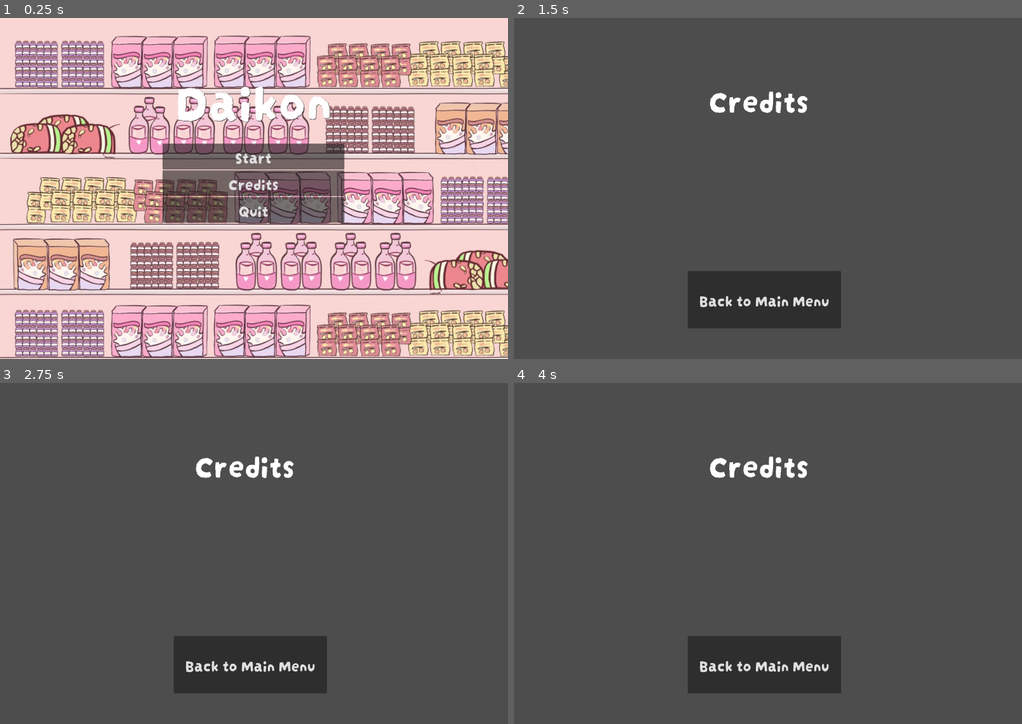
Above: before the commit, frames 1-4 (two rows, left to right).
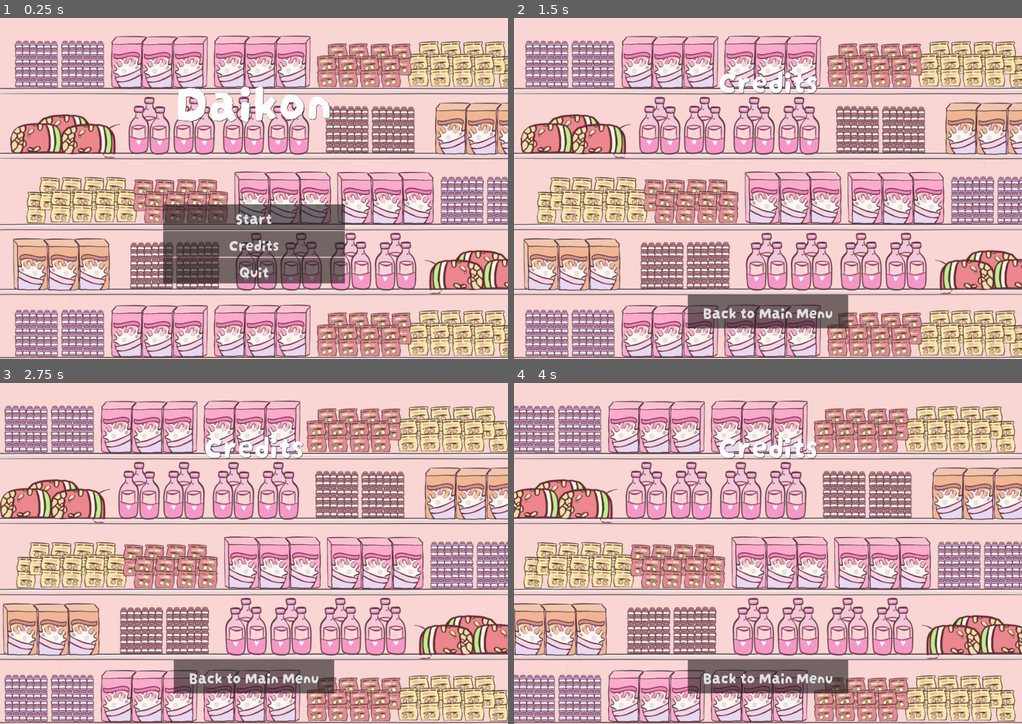
Above: after the commit, the same moments.

Repository: Boyquotes/daikon
Game: Godot game, scene res://menu.tscn
Same seed, same stepped clock (60 frames per second), same inputs: the game is played once before the commit and once after it. Sound files missing from this copy of the repository are replaced by a short silence.
Inputs:
- Up to frame 1 (0.25 s): no input
- Up to frame 2 (1.5 s): click "Credits" at 0.5 s; tap Enter (ui_accept) at 1.25 s; hold Right (ui_right) from 1.28 s (still down)
- Up to frame 3 (2.75 s): keep holding Right (ui_right); tap Enter (ui_accept) at 1.52, 2.27 s
- Up to frame 4 (4 s): release Right (ui_right) at 2.78 s; hold Left (ui_left) 2.78-3.53 s; hold Right (ui_right) from 3.53 s (still down); tap Enter (ui_accept) at 3.77 s

The runs differ from the first frame. In frame 1, 13% of the frame differs, in the area x 32-68%, y 36-78%; in frame 2, 99%; in frame 3, 99%, in the area x 0-100%, y 0-100%; in frame 4, 99%.

Commit message:
Update banana

Diff:
--- a/banana/banana.tscn
+++ b/banana/banana.tscn
@@ -1,16 +1,15 @@
 [gd_scene load_steps=2 format=3 uid="uid://dj240h7cckjy1"]
 
-[ext_resource type="Texture2D" uid="uid://cxtlxpklmobc4" path="res://assets/banana/stackOfBananas.png" id="1_dj21b"]
+[ext_resource type="Texture2D" uid="uid://c3crrqxqb2852" path="res://assets/banana/banana.png" id="1_qp3p2"]
 
-[node name="RigidBody2D" type="RigidBody2D"]
+[node name="Banana" type="RigidBody2D"]
+center_of_mass_mode = 1
 
-[node name="Sprite2D" type="Sprite2D" parent="."]
-position = Vector2(-1.43051e-06, -5)
-rotation = -0.657541
-scale = Vector2(0.8, 0.652)
-texture = ExtResource("1_dj21b")
+[node name="Banana Sprite" type="Sprite2D" parent="."]
+position = Vector2(-38.9, -18.6)
+scale = Vector2(-0.25, 0.2)
+texture = ExtResource("1_qp3p2")
 
-[node name="CollisionPolygon2D" type="CollisionPolygon2D" parent="."]
-position = Vector2(-8, 24)
-scale = Vector2(5, 5)
-polygon = PackedVector2Array(-24, 2.08165e-12, -16, 11, -8, 13, 6, 13, 14, 10, 24, 2.08165e-12, 24, -17, 2.08165e-12, -8, -16, -9)
+[node name="Banana Collision" type="CollisionPolygon2D" parent="."]
+position = Vector2(-66.9, -28.6)
+polygon = PackedVector2Array(-16, 61, 27, 74, 73, 77, 104, 73, 132, 61, 148, 43, 136, 14, 116, 13, 91, 15, 56, 15, 33, 9, 17, 2, 0, -11, -13, -20, -28, -23, -56, -15, -64, -8, -69, 2, -67, 15, -58, 29, -46, 42, -31, 53)
--- a/credits.tscn
+++ b/credits.tscn
@@ -1,6 +1,7 @@
-[gd_scene load_steps=3 format=3 uid="uid://dl5i1lyd8fjs4"]
+[gd_scene load_steps=4 format=3 uid="uid://dl5i1lyd8fjs4"]
 
 [ext_resource type="FontFile" uid="uid://bwnkngnqnsxab" path="res://assets/fonts/DarumadropOne-Regular.ttf" id="1_6gtrb"]
+[ext_resource type="PackedScene" uid="uid://crg1cbjd6oqt6" path="res://bg/bg.tscn" id="2_sjbb7"]
 
 [sub_resource type="GDScript" id="GDScript_uv0lc"]
 script/source = "extends Button
@@ -13,25 +14,51 @@
 	tree.change_scene_to_file('menu.tscn')
 "
 
-[node name="Credits" type="Node2D"]
+[node name="Credits" type="Control"]
+layout_mode = 3
+anchors_preset = 8
+anchor_left = 0.5
+anchor_top = 0.5
+anchor_right = 0.5
+anchor_bottom = 0.5
+grow_horizontal = 2
+grow_vertical = 2
 
-[node name="Label" type="Label" parent="."]
-offset_left = 728.0
-offset_top = 214.0
-offset_right = 1106.0
-offset_bottom = 425.0
+[node name="Title" type="Label" parent="."]
+layout_mode = 1
+anchors_preset = 7
+anchor_left = 0.5
+anchor_top = 1.0
+anchor_right = 0.5
+anchor_bottom = 1.0
+offset_left = -187.5
+offset_top = -500.0
+offset_right = 187.5
+offset_bottom = -322.0
+grow_horizontal = 2
+grow_vertical = 0
+size_flags_horizontal = 4
+theme_override_colors/font_shadow_color = Color(0, 0, 0, 1)
+theme_override_colors/font_outline_color = Color(0, 0, 0, 1)
 theme_override_fonts/font = ExtResource("1_6gtrb")
 theme_override_font_sizes/font_size = 120
 text = "Credits"
 
 [node name="Button" type="Button" parent="."]
-offset_left = 650.0
-offset_top = 950.0
-offset_right = 1223.0
-offset_bottom = 1165.0
+layout_mode = 1
+anchors_preset = 5
+anchor_left = 0.5
+anchor_right = 0.5
+offset_left = -300.0
+offset_top = 400.0
+offset_right = 300.0
+offset_bottom = 525.0
+grow_horizontal = 2
 theme_override_fonts/font = ExtResource("1_6gtrb")
 theme_override_font_sizes/font_size = 60
 text = "Back to Main Menu"
 script = SubResource("GDScript_uv0lc")
 
+[node name="Background" parent="." instance=ExtResource("2_sjbb7")]
+
 [connection signal="pressed" from="Button" to="Button" method="_on_pressed"]
--- a/level.tscn
+++ b/level.tscn
@@ -30,34 +30,25 @@
 position = Vector2(790.03, 797.875)
 shape = SubResource("RectangleShape2D_t8481")
 
-[node name="Collision2" type="CollisionShape2D" parent="Shelves"]
+[node name="Shelf 2" type="CollisionShape2D" parent="Shelves"]
 unique_name_in_owner = true
 position = Vector2(907.062, 1055.44)
 shape = SubResource("RectangleShape2D_t8481")
 
-[node name="Collision3" type="CollisionShape2D" parent="Shelves"]
+[node name="Shelf 3" type="CollisionShape2D" parent="Shelves"]
 position = Vector2(1394, 551.75)
 shape = SubResource("RectangleShape2D_30sho")
 
 [node name="Daikon" parent="." instance=ExtResource("1_q3dmt")]
 position = Vector2(712, 1144)
 
-[node name="Banana 1" parent="." instance=ExtResource("3_85x0w")]
-position = Vector2(456, 1160)
-
 [node name="Music" type="AudioStreamPlayer" parent="."]
 stream = ExtResource("3_h36wp")
 volume_db = -15.0
 autoplay = true
 
-[node name="Banana 2" parent="." instance=ExtResource("3_85x0w")]
-position = Vector2(128, 1168)
-
-[node name="Banana 3" parent="." instance=ExtResource("3_85x0w")]
-position = Vector2(1136, 1176)
-
-[node name="Banana 4" parent="." instance=ExtResource("3_85x0w")]
-position = Vector2(1520, 1096)
+[node name="Banana 1" parent="." instance=ExtResource("3_85x0w")]
+position = Vector2(526, 1200)
 
 [node name="Fallzone" type="Area2D" parent="."]
 position = Vector2(-2160, 1320)
--- a/menu.tscn
+++ b/menu.tscn
@@ -37,17 +37,17 @@
 
 [node name="VBoxContainer" type="VBoxContainer" parent="."]
 layout_mode = 1
-anchors_preset = 8
+anchors_preset = 7
 anchor_left = 0.5
-anchor_top = 0.5
+anchor_top = 1.0
 anchor_right = 0.5
-anchor_bottom = 0.5
-offset_left = -342.0
-offset_top = -168.0
-offset_right = 338.0
-offset_bottom = 576.0
+anchor_bottom = 1.0
+offset_left = -340.0
+offset_top = -580.0
+offset_right = 340.0
+offset_bottom = -80.0
 grow_horizontal = 2
-grow_vertical = 2
+grow_vertical = 0
 
 [node name="Start" type="Button" parent="VBoxContainer"]
 layout_mode = 2
--- a/player/player.tscn
+++ b/player/player.tscn
@@ -128,6 +128,10 @@
 
 [node name="Camera2D" type="Camera2D" parent="."]
 zoom = Vector2(4, 4)
+limit_left = 0
+limit_top = 0
+limit_right = 2048
+limit_bottom = 2048
 
 [node name="AnimationPlayer" type="AnimationPlayer" parent="."]
 libraries = {
Binary file added: assets/banana/banana.png
Not shown, changed: assets/banana/banana.png.import
Binary file removed: assets/banana/stackOfBananas.png
